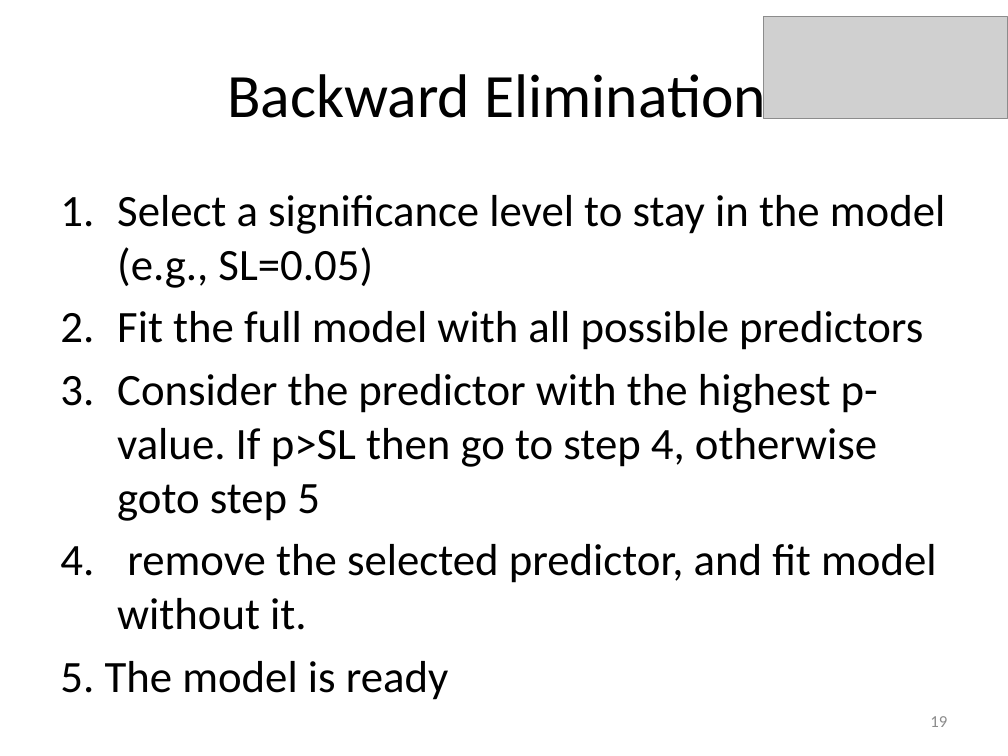
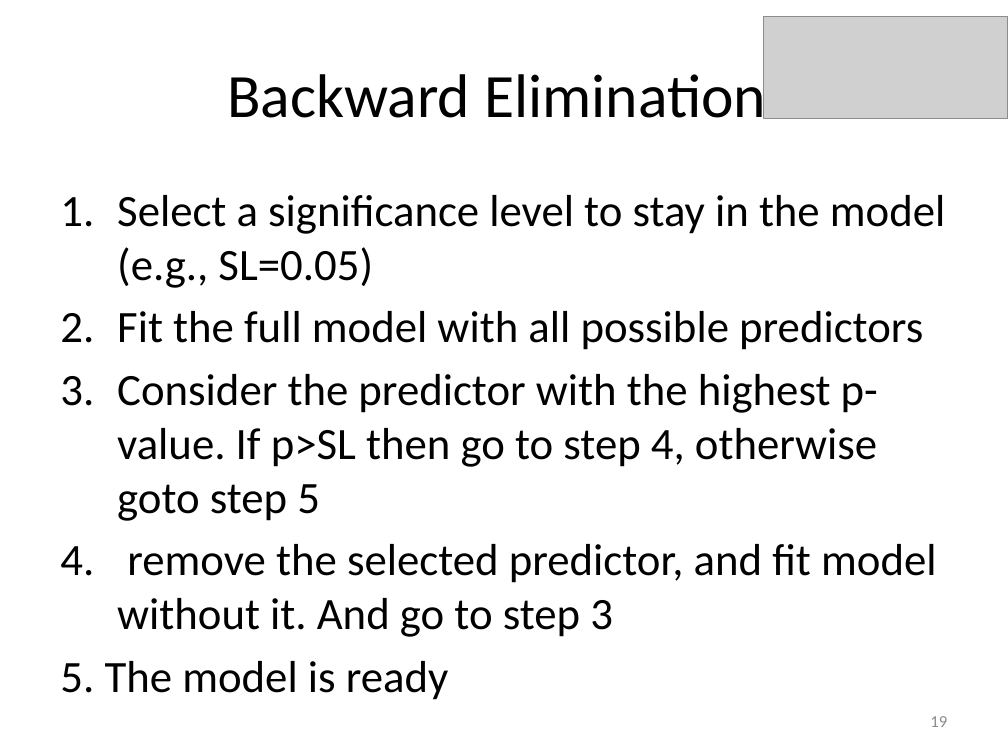
Before and after one commit to EngPeterAtef/Big-Data-Labs, a slide deck: slide 19 of Lab 5 - Predictive Analysis II/Linear Regression.pptx. Drawn at 1008x756 pixels with LibreOffice and Linux fonts; fonts in the diff are those of the drawing; grey boxes stand for pictures. Boxes give left, top, right and bottom in pixels: in the first picture for what was removed or moved away, otherwise in the second. Text is boxed around its words. In the diff, an @@ line names an element or a change of style, - is before the commit and + after.

```diff
--- a/Lab 5 - Predictive Analysis II/Linear Regression.pptx
+++ b/Lab 5 - Predictive Analysis II/Linear Regression.pptx
@@ text at box(117, 544, 937, 637): text changed @@
-4. remove the selected predictor, and fit model without it.
+4. remove the selected predictor, and fit model without it. And go to step 3
```
Also in this commit, not shown: 3 other slides changed, 2 other files.
